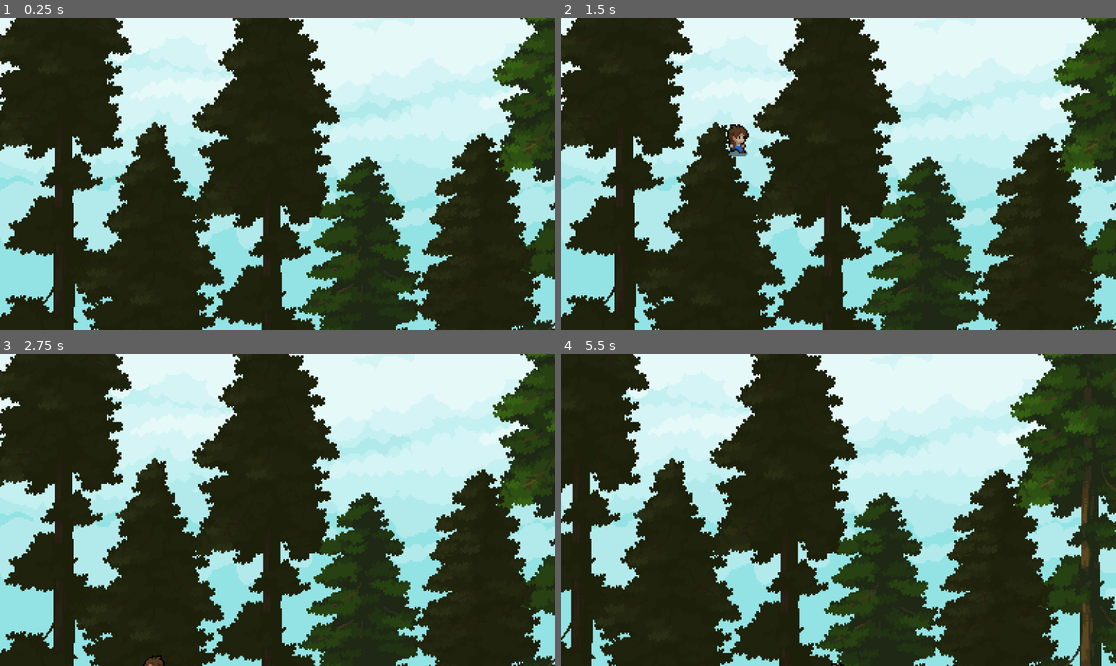
Above: before the commit, frames 1-4 (two rows, left to right).
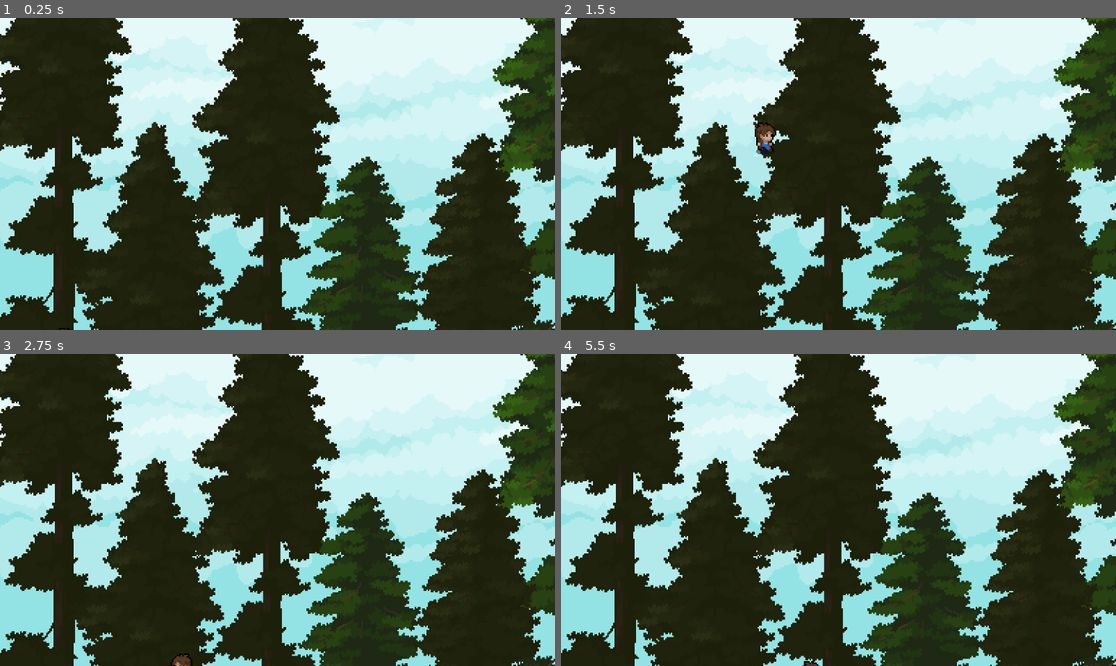
Above: after the commit, the same moments.

Repository: Manan-Coder/devil-s-kitchen
Game: Godot game, scene res://scenes/platformer1.tscn
Same seed, same stepped clock (60 frames per second), same inputs: the game is played once before the commit and once after it. This scene is started directly instead of the project's main scene.
Inputs:
- Up to frame 1 (0.25 s): no input
- Up to frame 2 (1.5 s): tap Enter at 0.5 s; hold Right (ui_right) from 0.53 s (still down); tap Up (ui_up) at 0.77 s
- Up to frame 3 (2.75 s): tap Up (ui_up) at 1.52 s; release Right (ui_right) at 2.03 s; hold Left (ui_left) from 2.03 s (still down)
- Up to frame 4 (5.5 s): release Left (ui_left) at 2.78 s; hold Right (ui_right) 2.78-4.28 s; tap Up (ui_up) at 3.02, 3.77, 4.52 s; hold Left (ui_left) 4.28-5.03 s; hold Right (ui_right) from 5.03 s (still down)

The runs differ from the first frame. In frame 1, less than 0.1% of the frame differs, in the area x 10-14%, y 99-100%; in frame 2, 0.6%; in frame 3, 0.2%; in frame 4, 46%, in the area x 0-100%, y 0-100%.

Commit message:
Made player following system
added player,friend's platformer version, made the friend following player system and made a potion system where player can jump higher and longer after drinking potion.

Diff:
--- /dev/null
+++ b/scenes/friend-platformer.tscn
@@ -0,0 +1,93 @@
+[gd_scene load_steps=13 format=3 uid="uid://dpuadqa36i2a7"]
+
+[ext_resource type="Texture2D" uid="uid://pi5n1bwm4obo" path="res://art/characters/hero1.png" id="1_4l642"]
+[ext_resource type="Script" path="res://script/friend_platformer.gd" id="1_gnwd8"]
+
+[sub_resource type="AtlasTexture" id="AtlasTexture_dj0o2"]
+atlas = ExtResource("1_4l642")
+region = Rect2(0, 16, 16, 16)
+
+[sub_resource type="AtlasTexture" id="AtlasTexture_o48v3"]
+atlas = ExtResource("1_4l642")
+region = Rect2(16, 16, 16, 16)
+
+[sub_resource type="AtlasTexture" id="AtlasTexture_xat5h"]
+atlas = ExtResource("1_4l642")
+region = Rect2(32, 16, 16, 16)
+
+[sub_resource type="AtlasTexture" id="AtlasTexture_bxan6"]
+atlas = ExtResource("1_4l642")
+region = Rect2(0, 64, 16, 16)
+
+[sub_resource type="AtlasTexture" id="AtlasTexture_0b16o"]
+atlas = ExtResource("1_4l642")
+region = Rect2(16, 64, 16, 16)
+
+[sub_resource type="AtlasTexture" id="AtlasTexture_bchem"]
+atlas = ExtResource("1_4l642")
+region = Rect2(32, 64, 16, 16)
+
+[sub_resource type="AtlasTexture" id="AtlasTexture_oqr2n"]
+atlas = ExtResource("1_4l642")
+region = Rect2(48, 64, 16, 16)
+
+[sub_resource type="SpriteFrames" id="SpriteFrames_s1exw"]
+animations = [{
+"frames": [{
+"duration": 1.0,
+"texture": SubResource("AtlasTexture_dj0o2")
+}, {
+"duration": 1.0,
+"texture": SubResource("AtlasTexture_o48v3")
+}, {
+"duration": 1.0,
+"texture": SubResource("AtlasTexture_xat5h")
+}],
+"loop": true,
+"name": &"side-idle",
+"speed": 5.0
+}, {
+"frames": [{
+"duration": 1.0,
+"texture": SubResource("AtlasTexture_bxan6")
+}, {
+"duration": 1.0,
+"texture": SubResource("AtlasTexture_0b16o")
+}, {
+"duration": 1.0,
+"texture": SubResource("AtlasTexture_bchem")
+}, {
+"duration": 1.0,
+"texture": SubResource("AtlasTexture_oqr2n")
+}],
+"loop": true,
+"name": &"side-walk",
+"speed": 5.0
+}]
+
+[sub_resource type="CapsuleShape2D" id="CapsuleShape2D_tjtnj"]
+radius = 4.0
+height = 14.0
+
+[sub_resource type="CircleShape2D" id="CircleShape2D_473f1"]
+radius = 210.268
+
+[node name="friend" type="CharacterBody2D"]
+scale = Vector2(1.25, 1.25)
+script = ExtResource("1_gnwd8")
+
+[node name="AnimatedSprite2D" type="AnimatedSprite2D" parent="."]
+sprite_frames = SubResource("SpriteFrames_s1exw")
+animation = &"side-idle"
+
+[node name="CollisionShape2D" type="CollisionShape2D" parent="."]
+shape = SubResource("CapsuleShape2D_tjtnj")
+
+[node name="detection" type="Area2D" parent="."]
+collision_mask = 8
+
+[node name="CollisionShape2D" type="CollisionShape2D" parent="detection"]
+shape = SubResource("CircleShape2D_473f1")
+
+[connection signal="body_entered" from="detection" to="." method="_on_detection_body_entered"]
+[connection signal="body_exited" from="detection" to="." method="_on_detection_body_exited"]
--- a/scenes/platformer1.tscn
+++ b/scenes/platformer1.tscn
@@ -8,6 +8,7 @@
 [ext_resource type="Texture2D" uid="uid://desn1mrw26q08" path="res://art/Legacy-Fantasy - High Forest 2.3/Trees/Dark-Tree.png" id="6_5wh3i"]
 [ext_resource type="Texture2D" uid="uid://16piu2wnqerl" path="res://art/Legacy-Fantasy - High Forest 2.3/Trees/Green-Tree.png" id="7_2uglm"]
 [ext_resource type="PackedScene" uid="uid://dtatvf68dsn78" path="res://scenes/player-platformer.tscn" id="8_vma8k"]
+[ext_resource type="PackedScene" uid="uid://dpuadqa36i2a7" path="res://scenes/friend-platformer.tscn" id="9_myusr"]
 
 [sub_resource type="TileSetAtlasSource" id="TileSetAtlasSource_qjbp3"]
 texture = ExtResource("2_oqq2h")
@@ -735,6 +736,9 @@
 [sub_resource type="RectangleShape2D" id="RectangleShape2D_5vs0v"]
 size = Vector2(63.3333, 253.667)
 
+[sub_resource type="RectangleShape2D" id="RectangleShape2D_qviw7"]
+size = Vector2(1202.5, 75.6667)
+
 [node name="Node2D" type="Node2D"]
 y_sort_enabled = true
 scale = Vector2(3, 3)
@@ -768,6 +772,15 @@
 y_sort_enabled = true
 position = Vector2(27, 219.333)
 
+[node name="AnimatedSprite2D" parent="player" index="0"]
+position = Vector2(19, -4)
+animation = &"side-idle"
+frame = 0
+frame_progress = 0.0181525
+
+[node name="CollisionShape2D" parent="player" index="1"]
+position = Vector2(19.6667, 5.33368)
+
 [node name="Camera2D" parent="player" index="2"]
 limit_left = 0
 limit_top = 0
@@ -783,4 +796,13 @@
 position = Vector2(-32, 116.833)
 shape = SubResource("RectangleShape2D_5vs0v")
 
+[node name="CollisionShape2D3" type="CollisionShape2D" parent="StaticBody2D"]
+position = Vector2(601.417, -38)
+shape = SubResource("RectangleShape2D_qviw7")
+
+[node name="friend" parent="." instance=ExtResource("9_myusr")]
+z_index = -1
+y_sort_enabled = true
+position = Vector2(13, 224.333)
+
 [editable path="player"]
--- a/scenes/player-platformer.tscn
+++ b/scenes/player-platformer.tscn
@@ -138,6 +138,7 @@
 height = 18.0
 
 [node name="player" type="CharacterBody2D"]
+collision_layer = 8
 script = ExtResource("1_y7u35")
 
 [node name="AnimatedSprite2D" type="AnimatedSprite2D" parent="."]
--- /dev/null
+++ b/script/friend_platformer.gd
@@ -0,0 +1,73 @@
+extends CharacterBody2D
+
+const SPEED = 300.0
+const JUMP_VELOCITY = -400.0
+const FOLLOW_DISTANCE = 100.0
+const STOP_DISTANCE = 150.0
+
+var target = null
+var gravity = ProjectSettings.get_setting("physics/2d/default_gravity")
+var pause_timer = 0.0
+var is_paused = false
+var current_animation = "side-idle"
+
+
+var rng = RandomNumberGenerator.new()
+
+func _ready() -> void:
+	rng.randomize()
+	$AnimatedSprite2D.play("side-idle")
+	current_animation = "side-idle"
+
+func _physics_process(delta: float) -> void:
+
+	if not is_on_floor():
+		velocity.y += gravity * delta
+
+
+	if is_paused:
+		pause_timer -= delta
+		if pause_timer <= 0:
+			is_paused = false
+
+
+	if target and !is_paused:
+		var distance = abs(target.global_position.x - global_position.x)
+
+
+		if abs(velocity.x) < 10 and rng.randf() < 0.01:
+			is_paused = true
+			pause_timer = rng.randf_range(0.5, 1.0)
+			set_animation("side-idle")
+			velocity.x = 0
+
+		elif distance > FOLLOW_DISTANCE and distance < STOP_DISTANCE:
+			var direction_x = sign(target.global_position.x - global_position.x)
+			velocity.x = direction_x * SPEED
+			set_animation("side-walk")
+			$AnimatedSprite2D.flip_h = velocity.x < 0
+		else:
+			velocity.x = move_toward(velocity.x, 0, SPEED)
+			set_animation("side-idle")
+	else:
+
+		velocity.x = move_toward(velocity.x, 0, SPEED)
+		set_animation("side-idle")
+
+	move_and_slide()
+
+
+func set_animation(anim_name: String) -> void:
+	if current_animation != anim_name:
+		current_animation = anim_name
+		$AnimatedSprite2D.play(anim_name)
+
+func _on_detection_body_entered(body: Node2D) -> void:
+	if body != self:
+		target = body
+		print("player entered: following " + body.name)
+
+func _on_detection_body_exited(body: Node2D) -> void:
+	if body == target:
+		target = null
+		print("target exited: stopping")
Not shown: 1 places in scenes/platformer1.tscn that only renumber resources
